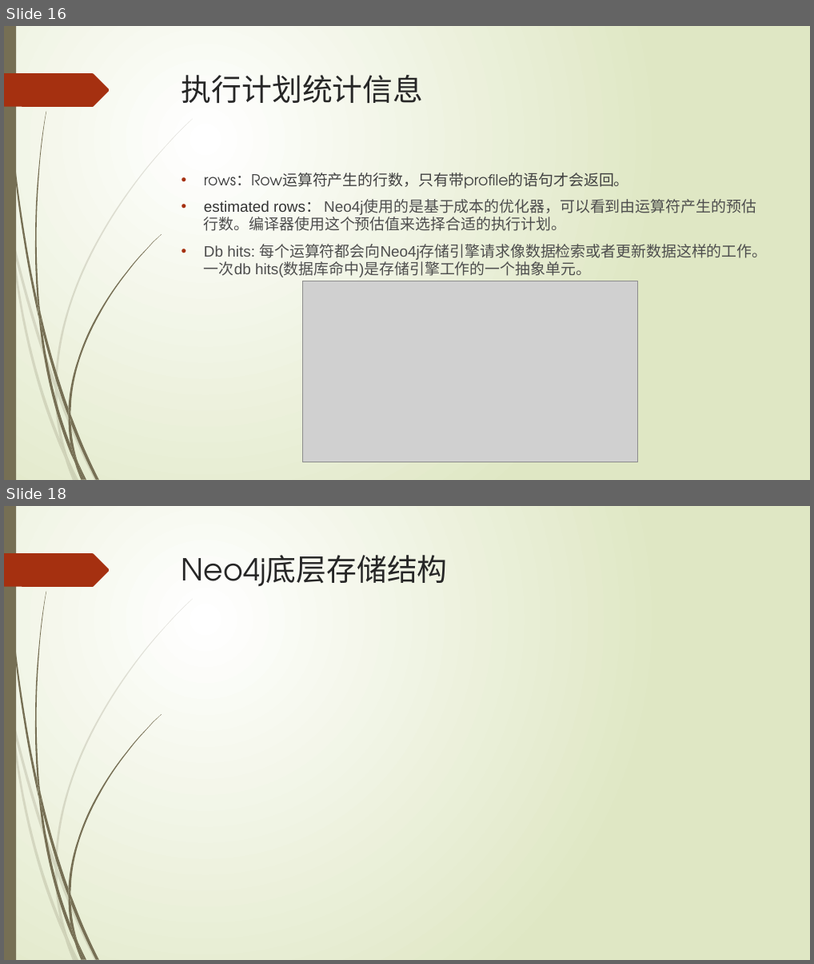
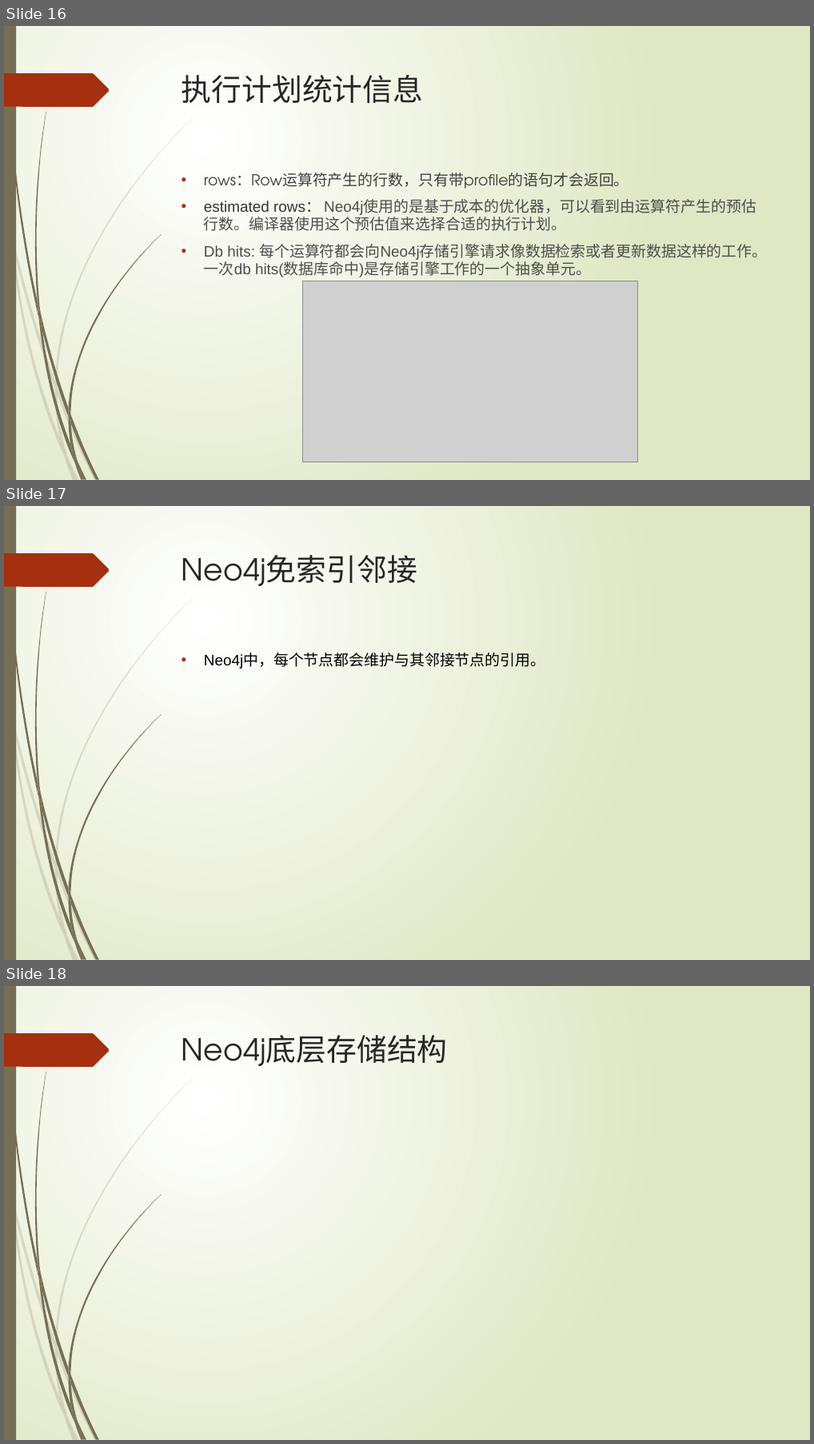
Before and after one commit to xljnc/thor, a slide deck: doc/Neo4j简介.pptx. Shown one above the other, each under a label of ours: slides 16 and 18 before the commit, slides 16, 17 and 18 after it; the slides between them are not shown. The pictures are 814x964 and 814x1444 pixels, drawn with LibreOffice and Linux fonts; fonts in the diff are those of the drawing; grey boxes stand for pictures. Boxes give left, top, right and bottom in pixels: in the first picture for what was removed or moved away, otherwise in the second. Text is boxed around its words. In the diff, an @@ line names an element or a change of style, - is before the commit and + after.

```diff
--- a/doc/Neo4j简介.pptx
+++ b/doc/Neo4j简介.pptx
@@ slide 17 added at <box>4,506,810,960</box>, background gradient #FFFFFF to #DFE8C4; not listed: 24 template elements that a slide beside it also shows @@
@@ title added at <box>182,555,418,586</box>, 36 pt, text #262626 @@
+Neo4j免索引邻接
@@ text added at <box>204,653,546,668</box>, 18 pt, text #000000 @@
+• Neo4j中，每个节点都会维护与其邻接节点的引用。
```
Also in this commit, not shown: 1 other slide added, 1 slide removed.
